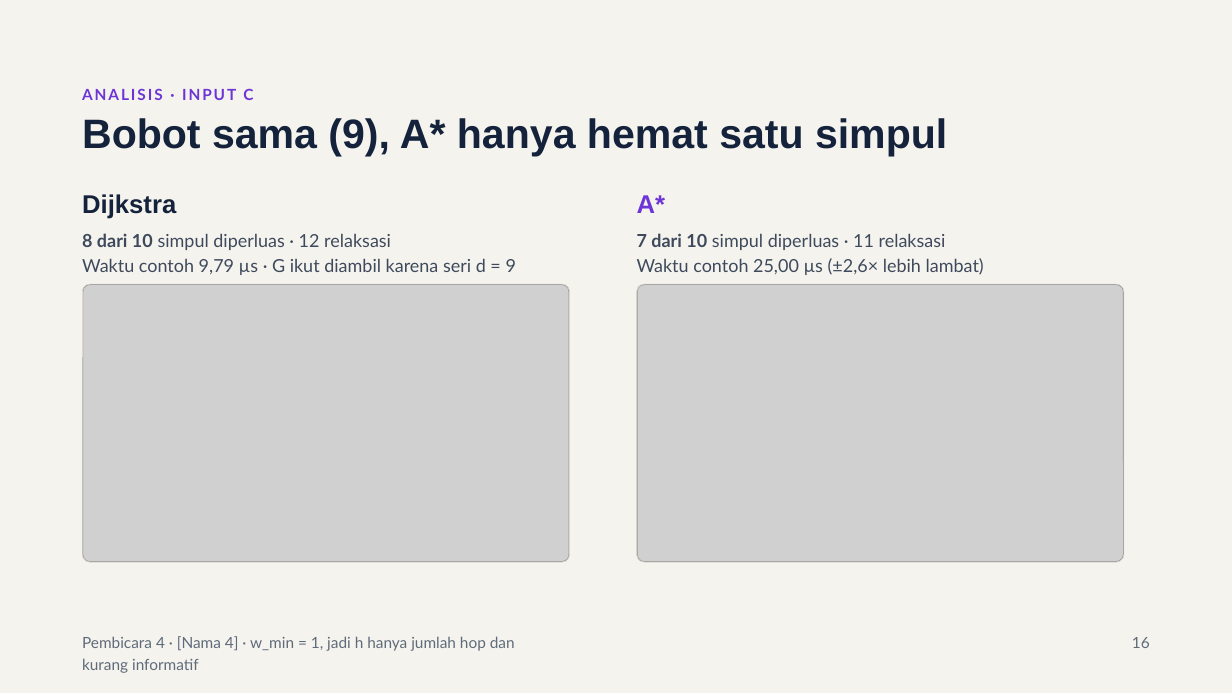
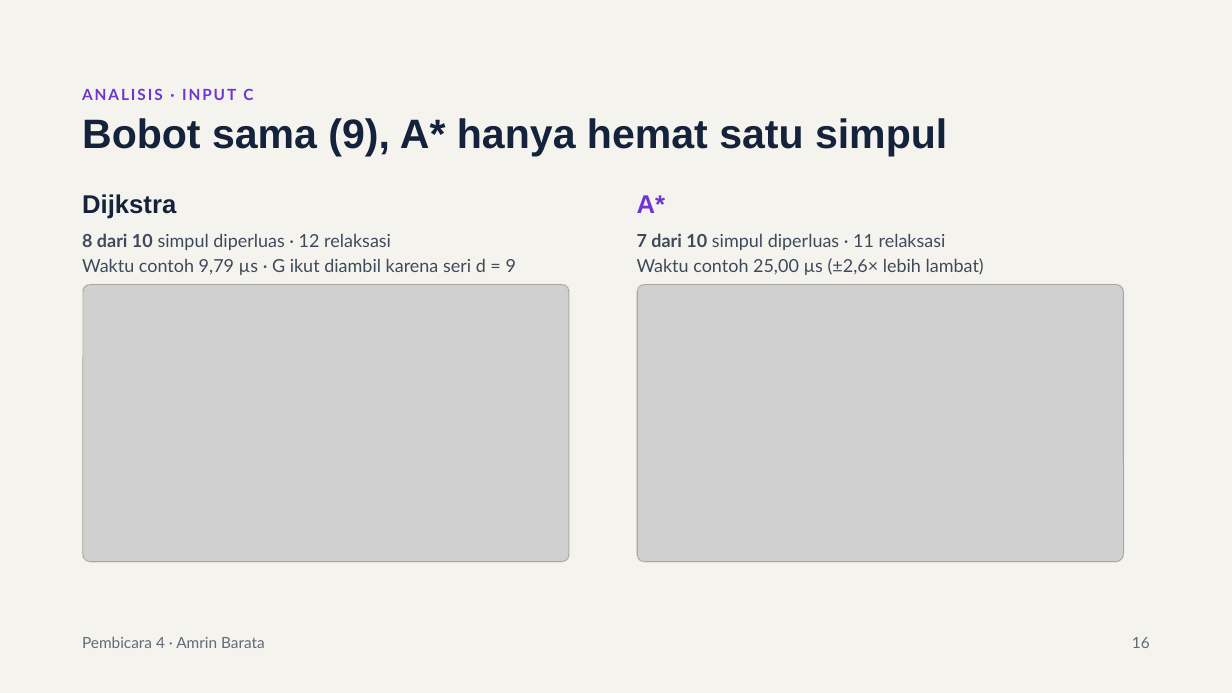
Before and after one commit to khaidir/Algoritma-Shortest-Path, a slide deck: slide 16 of Docs/Slide Presentasi Tugas 1 – Shortest Path Dijkstra vs A.pptx. Drawn at 1232x693 pixels with LibreOffice and Linux fonts; fonts in the diff are those of the drawing; grey boxes stand for pictures. Boxes give left, top, right and bottom in pixels: in the first picture for what was removed or moved away, otherwise in the second. Text is boxed around its words. In the diff, an @@ line names an element or a change of style, - is before the commit and + after.

```diff
--- a/Docs/Slide Presentasi Tugas 1 – Shortest Path Dijkstra vs A.pptx
+++ b/Docs/Slide Presentasi Tugas 1 – Shortest Path Dijkstra vs A.pptx
@@ text at box(82, 636, 265, 648): text changed @@
-Pembicara 4 · [Nama 4] · w_min = 1, jadi h hanya jumlah hop dan kurang informatif
+Pembicara 4 · Amrin Barata
```
Also in this commit, not shown: 18 other slides changed.
